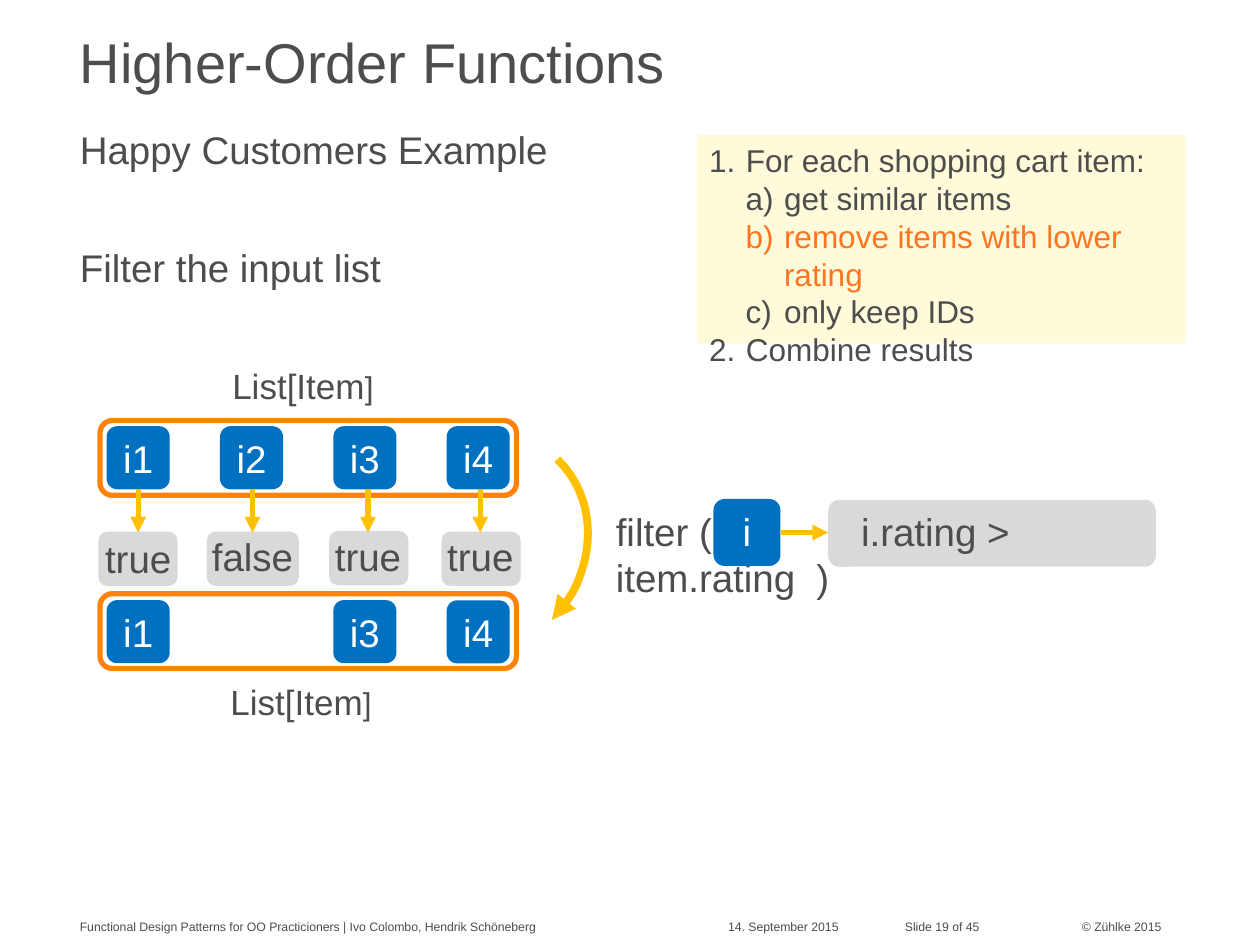
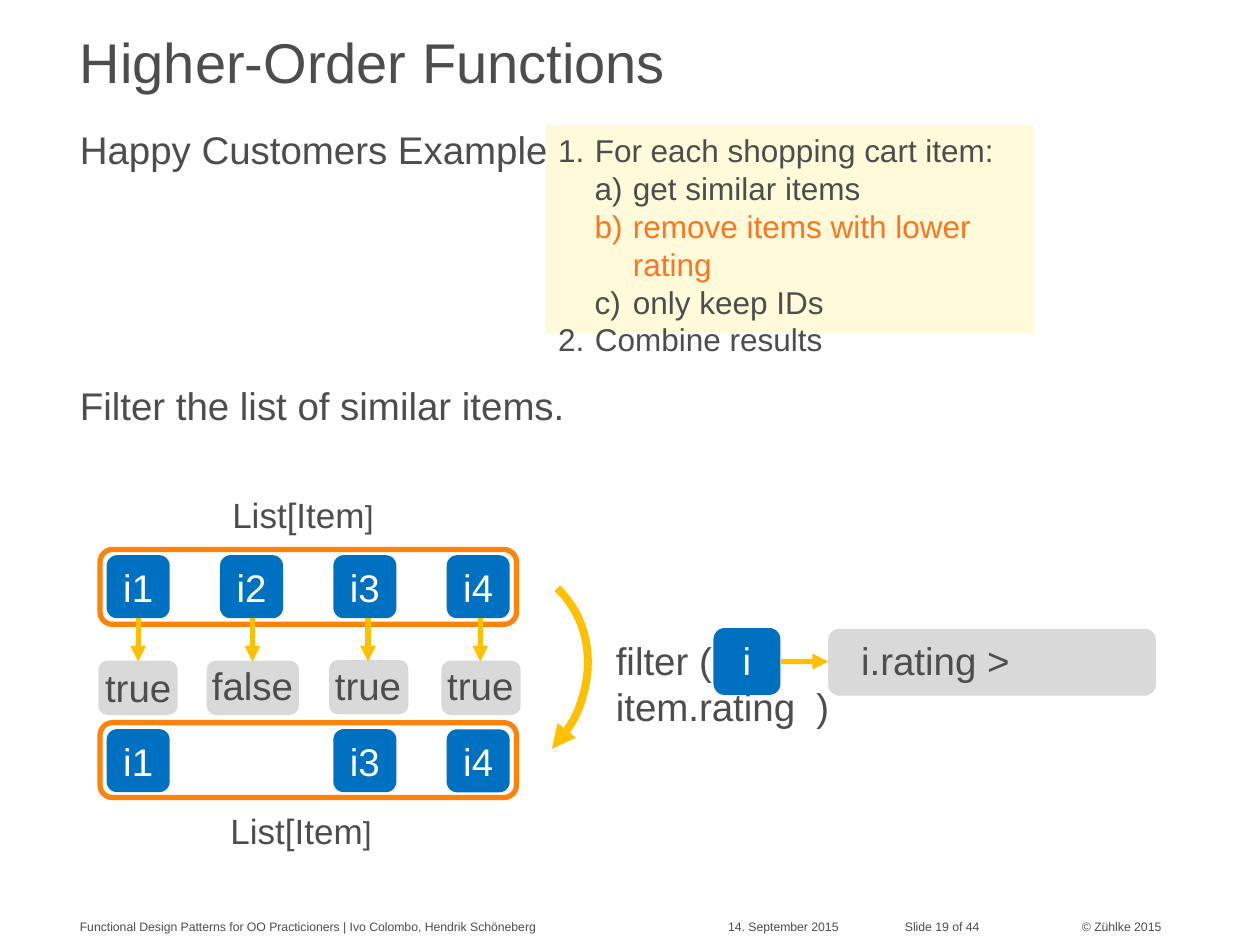
Before and after one commit to aax/zdays-fp-patterns, a slide deck: slide 19 of Functional Design Patterns for OO Practitioners.pptx. Drawn at 1260x945 pixels with LibreOffice and Linux fonts; fonts in the diff are those of the drawing. Boxes give left, top, right and bottom in pixels: in the first picture for what was removed or moved away, otherwise in the second. Text is boxed around its words. In the diff, an @@ line names an element or a change of style, - is before the commit and + after.

```diff
--- a/Functional Design Patterns for OO Practitioners.pptx
+++ b/Functional Design Patterns for OO Practitioners.pptx
@@ rectangle "For each shopping cart item:": place and size @@
-rectangle "For each shopping cart item:" at (697, 135, 1186, 343)
+rectangle "For each shopping cart item:" at (546, 125, 1034, 333)
@@ text at (80, 392, 564, 421): text changed @@
-Filter the input list
+Filter the list of similar items.
@@ 15 texts, 15 rounded rectangles, 5 arrows, 1 arc (boxed as its full ellipse): place and size @@
-15 texts, 15 rounded rectangles, 5 arrows, 1 arc (boxed as its full ellipse) at (98, 373, 1155, 722)
+15 texts, 15 rounded rectangles, 5 arrows, 1 arc (boxed as its full ellipse) at (98, 502, 1155, 851)
@@ text at (905, 922, 980, 931): text changed @@
-Slide 19 of 45
+Slide 19 of 44
```
Also in this commit, not shown: 15 other slides changed, 1 slide removed, 2 other files.
